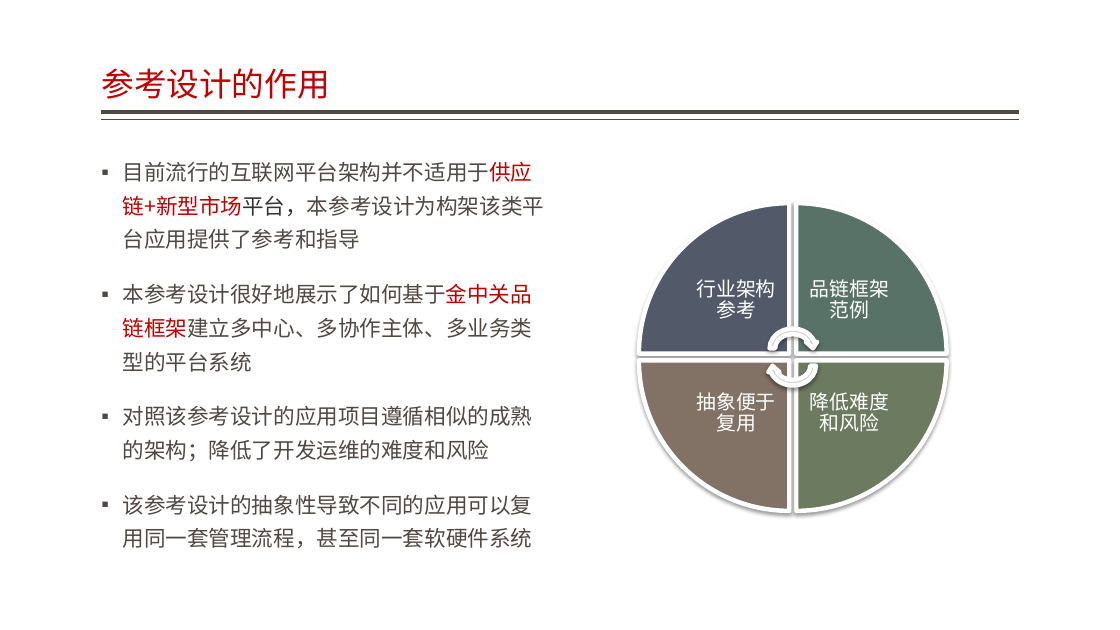
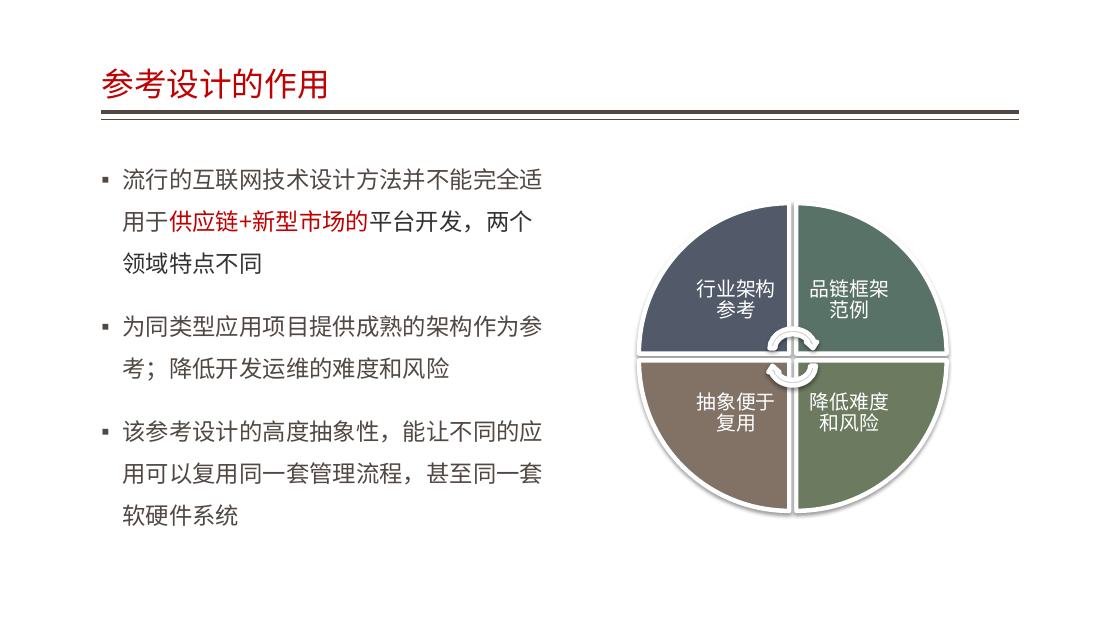
Before and after one commit to jzgi/chainsmart, a slide deck: slide 2 of Docs/品链应用参考设计.pptx. Drawn at 1120x630 pixels with LibreOffice and Linux fonts; fonts in the diff are those of the drawing. Boxes give left, top, right and bottom in pixels: in the first picture for what was removed or moved away, otherwise in the second. Text is boxed around its words. In the diff, an @@ line names an element or a change of style, - is before the commit and + after.

```diff
--- a/Docs/品链应用参考设计.pptx
+++ b/Docs/品链应用参考设计.pptx
@@ text at <box>122,168,543,526</box>: text changed; size 18.5 to 20 pt @@
-▪ 目前流行的互联网平台架构并不适用于供应链+新型市场平台，本参考设计为构架该类平台应用提供了参考和指导
-▪ 本参考设计很好地展示了如何基于金中关品链框架建立多中心、多协作主体、多业务类型的平台系统
-▪ 对照该参考设计的应用项目遵循相似的成熟的架构；降低了开发运维的难度和风险
-▪ 该参考设计的抽象性导致不同的应用可以复用同一套管理流程，甚至同一套软硬件系统
+▪ 流行的互联网技术设计方法并不能完全适用于供应链+新型市场的平台开发，两个领域特点不同
+▪ 为同类型应用项目提供成熟的架构作为参考；降低开发运维的难度和风险
+▪ 该参考设计的高度抽象性，能让不同的应用可以复用同一套管理流程，甚至同一套软硬件系统
```
Also in this commit, not shown: 7 other slides changed, 5 other files.
